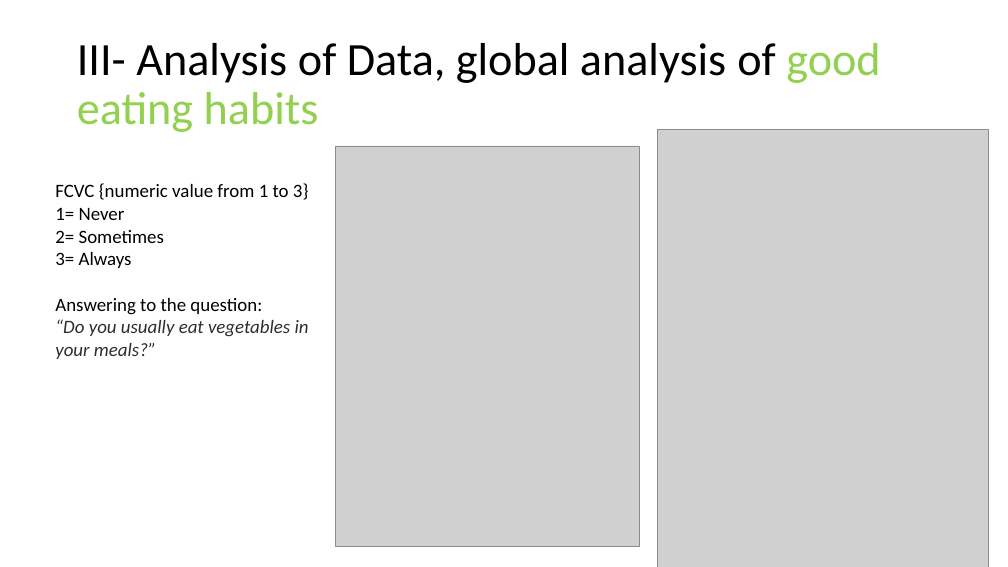
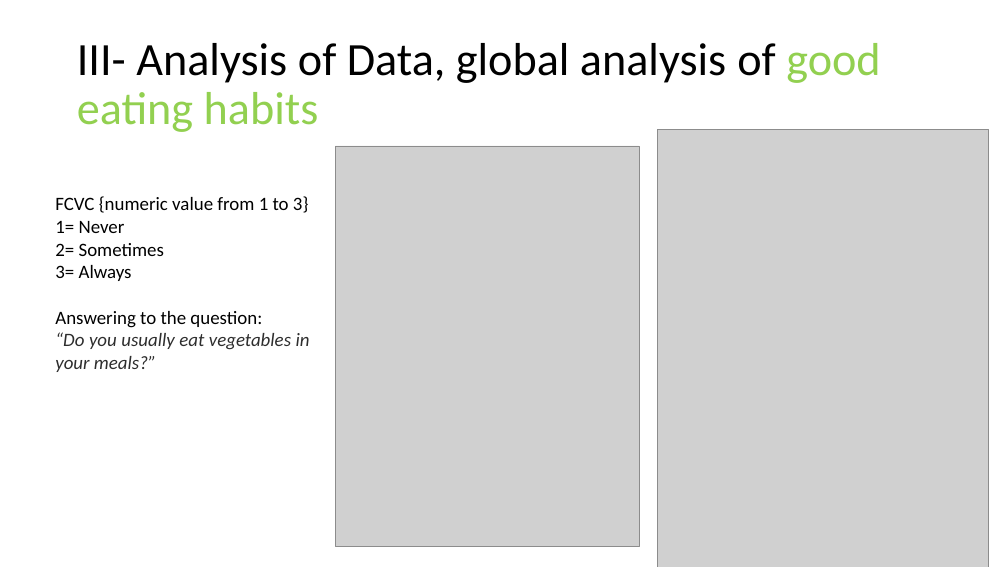
Before and after one commit to Leodespt/Projet_Python, a slide deck: slide 6 of Presentation_Python.pptx. Drawn at 1008x567 pixels with LibreOffice and Linux fonts; fonts in the diff are those of the drawing; grey boxes stand for pictures. Boxes give left, top, right and bottom in pixels: in the first picture for what was removed or moved away, otherwise in the second. Text is boxed around its words. In the diff, an @@ line names an element or a change of style, - is before the commit and + after.

```diff
--- a/Presentation_Python.pptx
+++ b/Presentation_Python.pptx
@@ text "FCVC {numeric value from 1 ...": place and size @@
-text "FCVC {numeric value from 1 ..." at (55, 183, 309, 359)
+text "FCVC {numeric value from 1 ..." at (55, 196, 310, 372)
@@ text "FCVC {numeric value from 1 ..." at (55, 196, 310, 372): alignment left to justified @@
```
Also in this commit, not shown: 1 other slide changed, 2 slides added, 1 slide removed.
